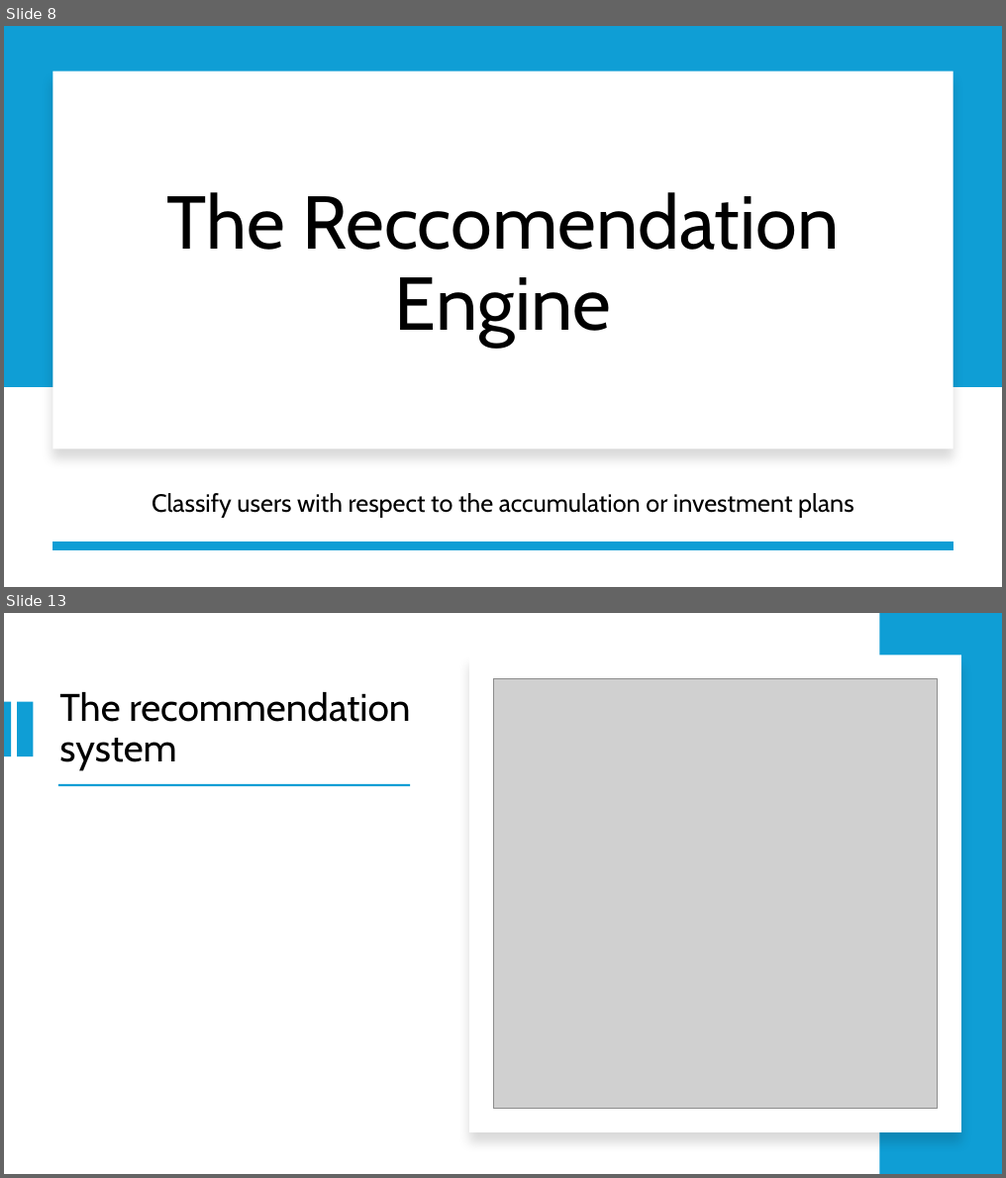
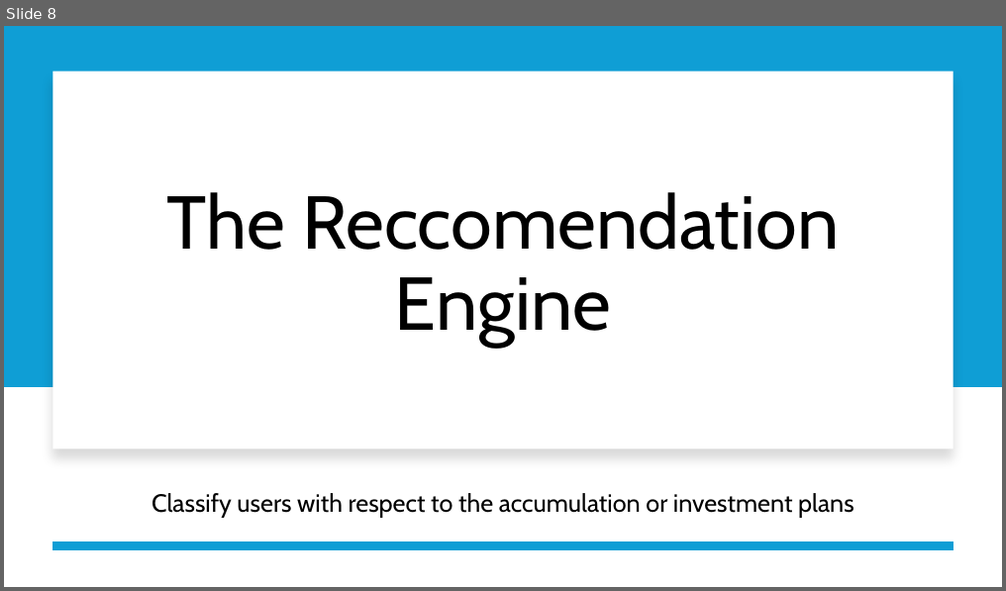
Before and after one commit to Smael-olk/Fintech, a slide deck: Business Case 2/Presentation Business Case 2.pptx. Shown one above the other, each under a label of ours: slides 8 and 13 before the commit, slide 8 after it; the slides between them are not shown. The pictures are 1006x1178 and 1006x591 pixels, drawn with LibreOffice and Linux fonts; fonts in the diff are those of the drawing; grey boxes stand for pictures. Boxes give left, top, right and bottom in pixels: in the first picture for what was removed or moved away, otherwise in the second. Text is boxed around its words. In the diff, an @@ line names an element or a change of style, - is before the commit and + after.

```diff
--- a/Business Case 2/Presentation Business Case 2.pptx
+++ b/Business Case 2/Presentation Business Case 2.pptx
@@ slide 13 removed at (x1=4, y1=613, x2=1002, y2=1174), background #FFFFFF @@
@@ rectangle removed at (x1=880, y1=613, x2=1002, y2=1174) @@
@@ rectangle removed at (x1=469, y1=655, x2=961, y2=1133) @@
@@ rectangle removed at (x1=4, y1=701, x2=12, y2=757) @@
@@ rectangle removed at (x1=17, y1=701, x2=33, y2=757) @@
@@ title removed at (x1=59, y1=692, x2=410, y2=771) @@
-The recommendation system
@@ picture removed at (x1=494, y1=678, x2=938, y2=1109) @@
@@ rectangle removed at (x1=58, y1=784, x2=411, y2=786) @@
```
Also in this commit, not shown: 3 slides changed, 3 slides added, 1 other slide removed.
